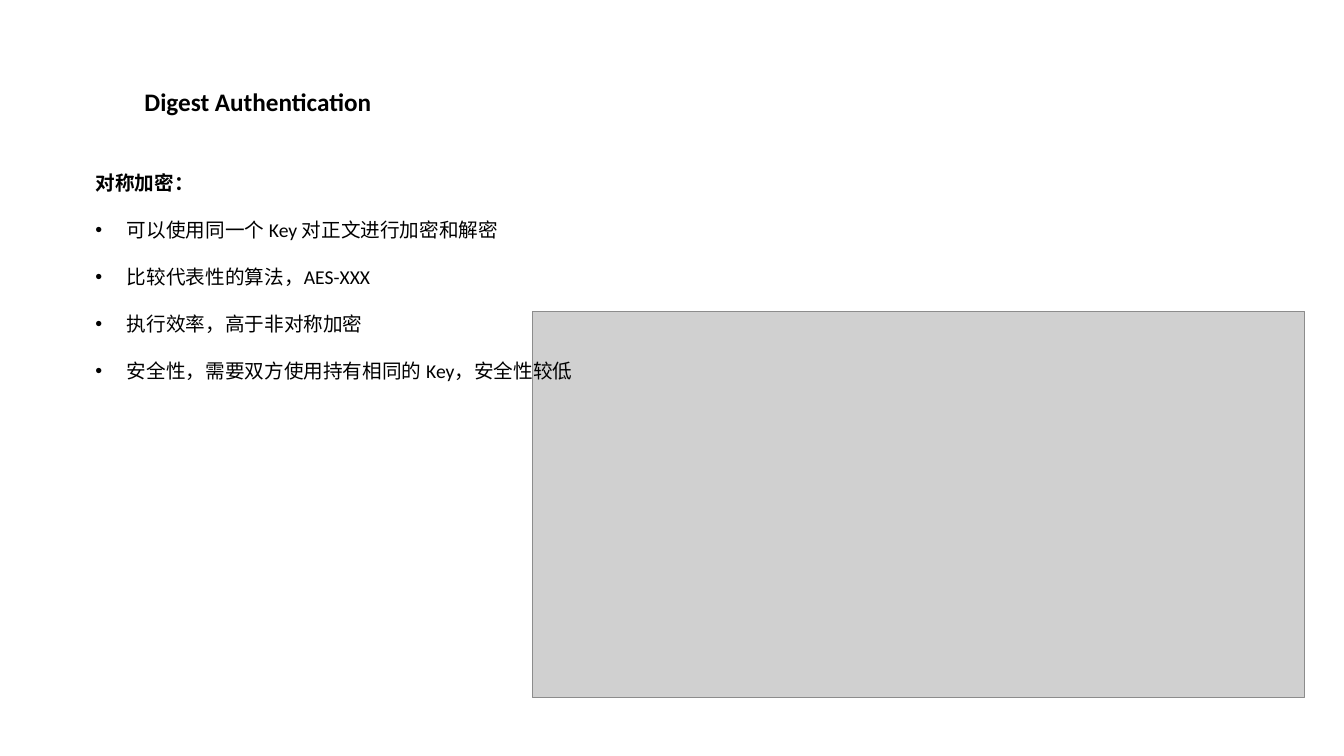
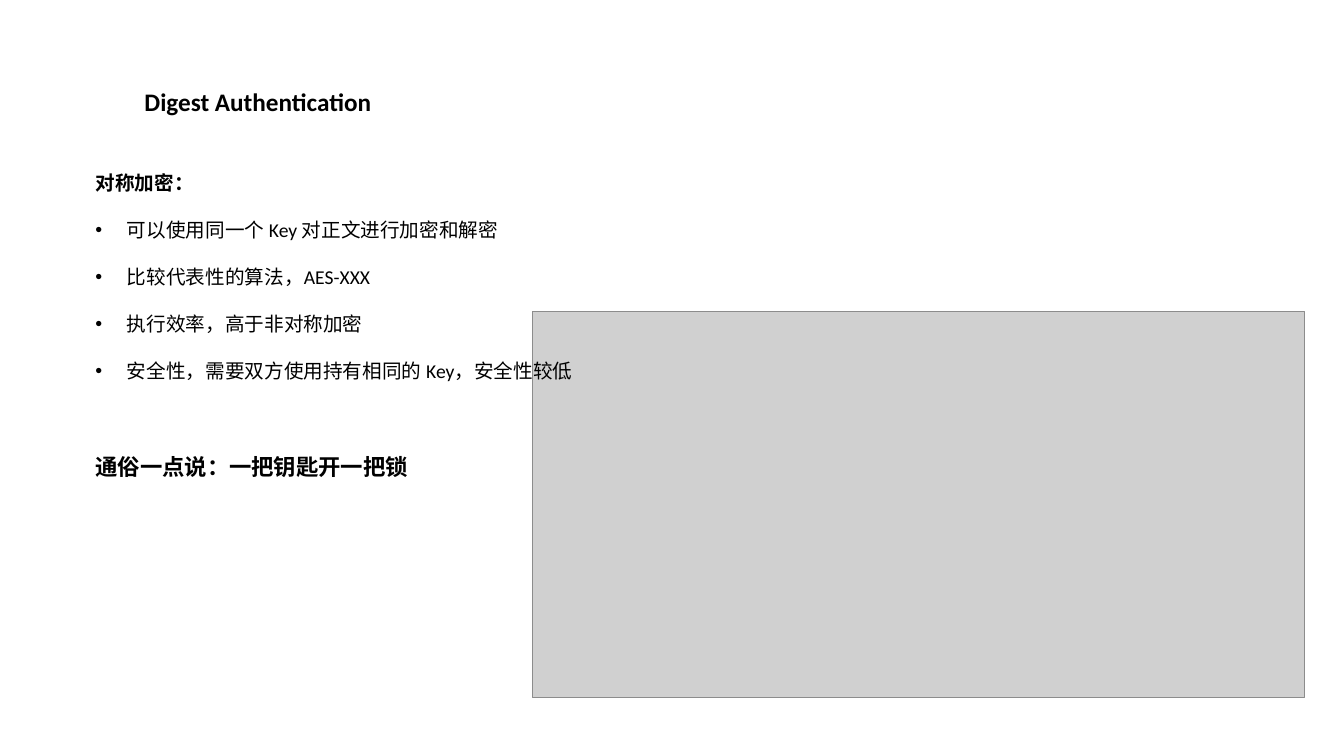
Before and after one commit to plumnx/DIALY, a slide deck: slide 6 of 2020-7-13-----Spring Security Report/Spring Security.pptx. Drawn at 1344x756 pixels with LibreOffice and Linux fonts; fonts in the diff are those of the drawing; grey boxes stand for pictures. Boxes give left, top, right and bottom in pixels: in the first picture for what was removed or moved away, otherwise in the second. Text is boxed around its words. In the diff, an @@ line names an element or a change of style, - is before the commit and + after.

```diff
--- a/2020-7-13-----Spring Security Report/Spring Security.pptx
+++ b/2020-7-13-----Spring Security Report/Spring Security.pptx
@@ text at (x1=95, y1=456, x2=407, y2=477): paragraph added @@
+通俗一点说：一把钥匙开一把锁
```
Also in this commit, not shown: 12 other slides changed, 3 slides added, 4 slides removed.
